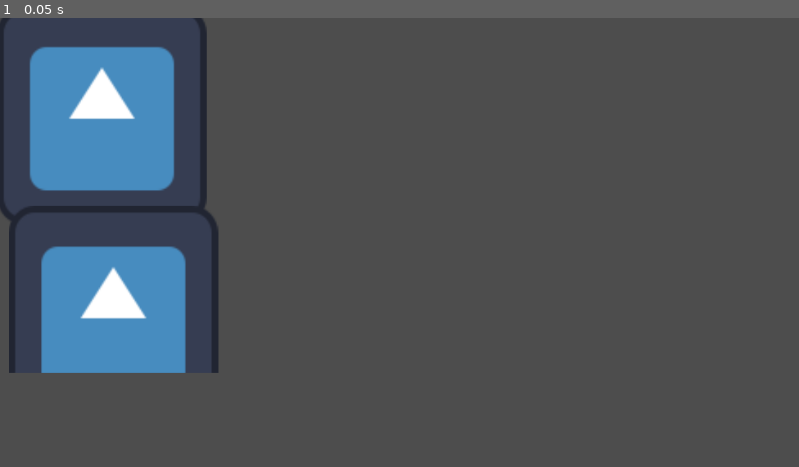
Above: before the commit, frame 1.
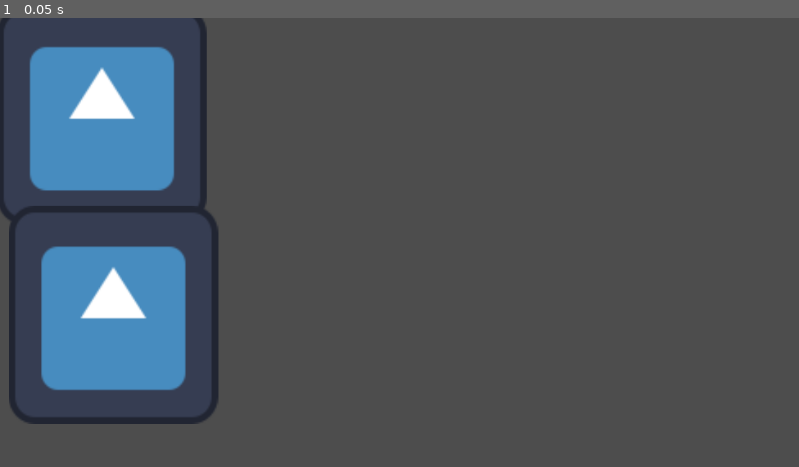
Above: after the commit, the same moment.

Repository: luiz734/godot-better-shader
Game: Godot game, scene res://test.tscn
The game is run twice, just before and just after one commit, with the same random seed, the same clock (stepped at 60 frames per second) and the same inputs. This scene is started directly instead of the project's main scene. The engine's default icon, where the game draws it, is replaced by a stand-in: a white triangle on a blue panel in a dark square.
Inputs:
- Up to frame 1 (0.05 s): no input

The runs differ from the first frame. In frame 1, 1.3% of the frame differs, in the area x 1-28%, y 79-91%.

Commit message:
Refactor project structure

Diff:
--- a/test.tscn
+++ b/test.tscn
@@ -1,20 +1,26 @@
-[gd_scene load_steps=2 format=3 uid="uid://dn02jmpu624xy"]
+[gd_scene load_steps=3 format=3 uid="uid://dn02jmpu624xy"]
 
 [ext_resource type="Texture2D" uid="uid://dr37161a2wyow" path="res://icon.svg" id="1_dpwty"]
 
-[node name="SubViewportContainer" type="SubViewportContainer"]
-offset_right = 40.0
-offset_bottom = 40.0
+[sub_resource type="ShaderMaterial" id="ShaderMaterial_toy54"]
 
-[node name="SubViewport" type="SubViewport" parent="."]
-handle_input_locally = false
-render_target_update_mode = 4
-
-[node name="Icon" type="Sprite2D" parent="SubViewport"]
+[node name="Icon" type="Sprite2D"]
 position = Vector2(147, 140.5)
 scale = Vector2(2.35938, 2.46094)
 texture = ExtResource("1_dpwty")
 
-[node name="Icon" type="Sprite2D" parent="SubViewport/Icon"]
+[node name="Icon" type="Sprite2D" parent="."]
 position = Vector2(7, 117)
 texture = ExtResource("1_dpwty")
+
+[node name="SubViewportContainer" type="SubViewportContainer" parent="."]
+material = SubResource("ShaderMaterial_toy54")
+offset_left = 81.0
+offset_top = 19.0
+offset_right = 688.0
+offset_bottom = 619.0
+
+[node name="SubViewport" type="SubViewport" parent="SubViewportContainer"]
+handle_input_locally = false
+size = Vector2i(600, 600)
+render_target_update_mode = 4
Not shown, changed: addons/better-shader/better_shader.gd
Not shown, removed: addons/better-shader/default.tres
Not shown, removed: addons/better-shader/sample.gdshader
Not shown, added: addons/better-shader/shaders_example/colorfull_spin.gdshader
Not shown, added: addons/better-shader/shaders_example/shader.gdshader
Not shown, added: addons/better-shader/shaders_example/shader.tres
Renamed: addons/better-shader/camera_2d.gd -> addons/better-shader/src/camera_2d.gd
Renamed: addons/better-shader/state.gd -> addons/better-shader/src/state.gd
Not shown, changed: addons/better-shader/ui/plugin_panel.gd
Not shown, changed: addons/better-shader/ui/plugin_panel.tscn
